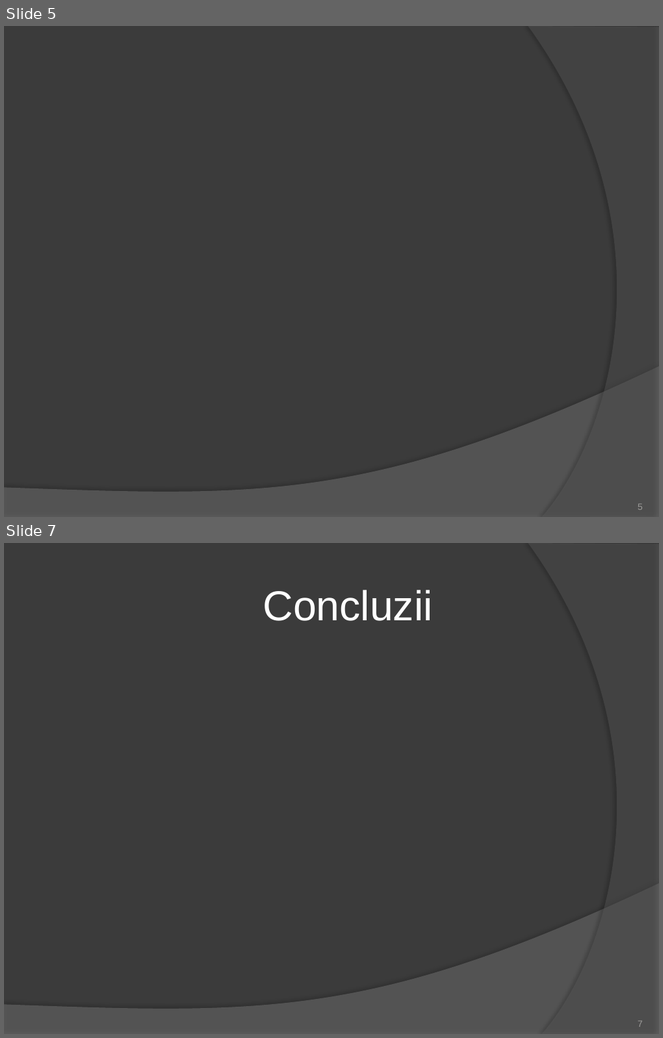
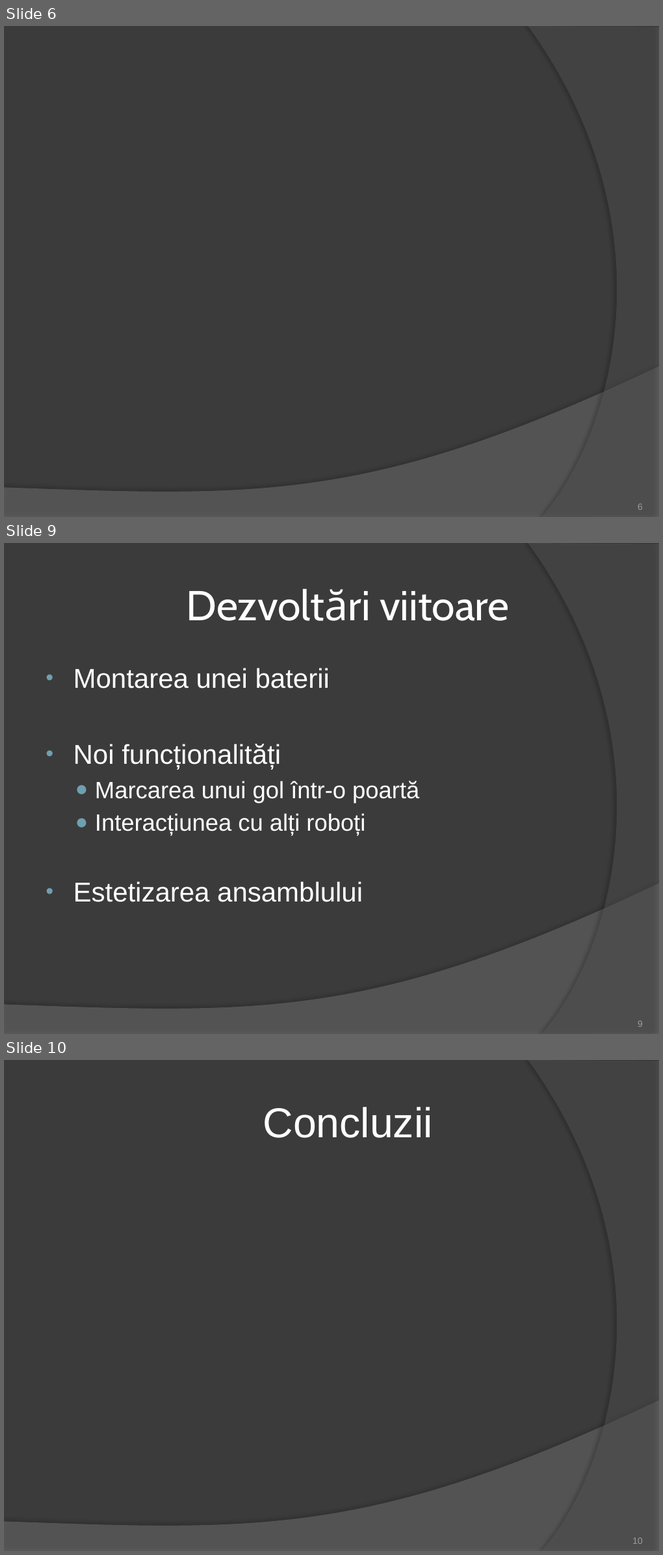
Before and after one commit to BatrinutSilviu/Licenta, a slide deck: ROBOTINHO.pptx. Shown one above the other, each under a label of ours: slides 5 and 7 before the commit, slides 6, 9 and 10 after it; the slides between them are not shown. The pictures are 663x1038 and 663x1555 pixels, drawn with LibreOffice and Linux fonts; fonts in the diff are those of the drawing. Boxes give left, top, right and bottom in pixels: in the first picture for what was removed or moved away, otherwise in the second. Text is boxed around its words. In the diff, an @@ line names an element or a change of style, - is before the commit and + after.

```diff
--- a/ROBOTINHO.pptx
+++ b/ROBOTINHO.pptx
@@ slide 9 added at [4,543,659,1034], background #3B3B3B; not listed: 2 template elements that a slide beside it also shows @@
@@ title added at [380,591,509,621], 46 pt, text #FFFFFF @@
+Dezvoltări viitoare
@@ text added at [74,668,419,902], 30 pt, text #FFFFFF @@
+• Montarea unei baterii
+• Noi funcționalități
+  ● Marcarea unui gol într-o poartă
+  ● Interacțiunea cu alți roboți
+• Estetizarea ansamblului
@@ page number added at [638,1021,643,1027], 10 pt, text #9D9B9A @@
+9
@@ what was slide 5 is now slide 6 @@
@@ what was slide 7 is now slide 10 @@
@@ page number at [633,1538,643,1544]: text changed @@
-7
+10
```
Also in this commit, not shown: 3 other slides added, 1 slide removed.
